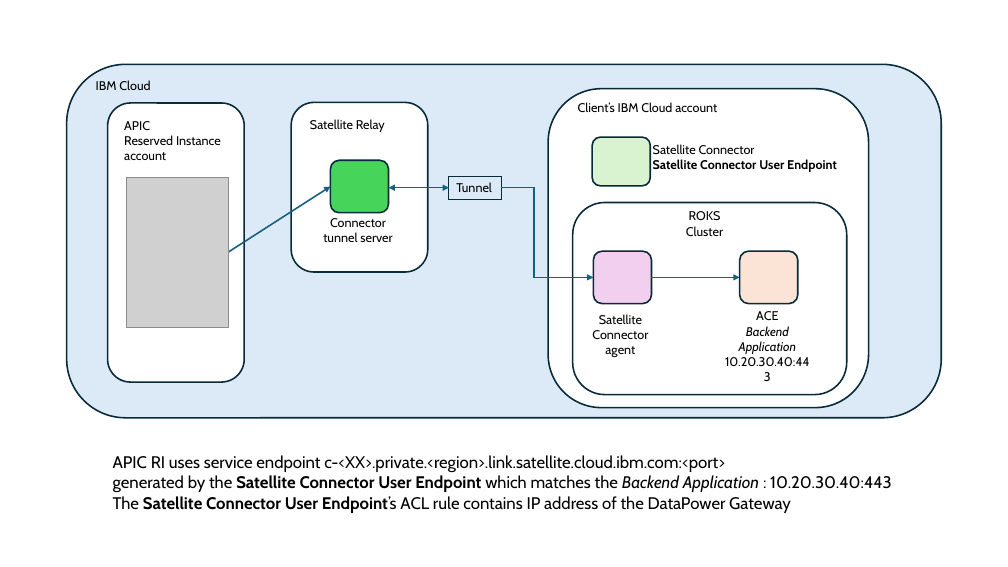
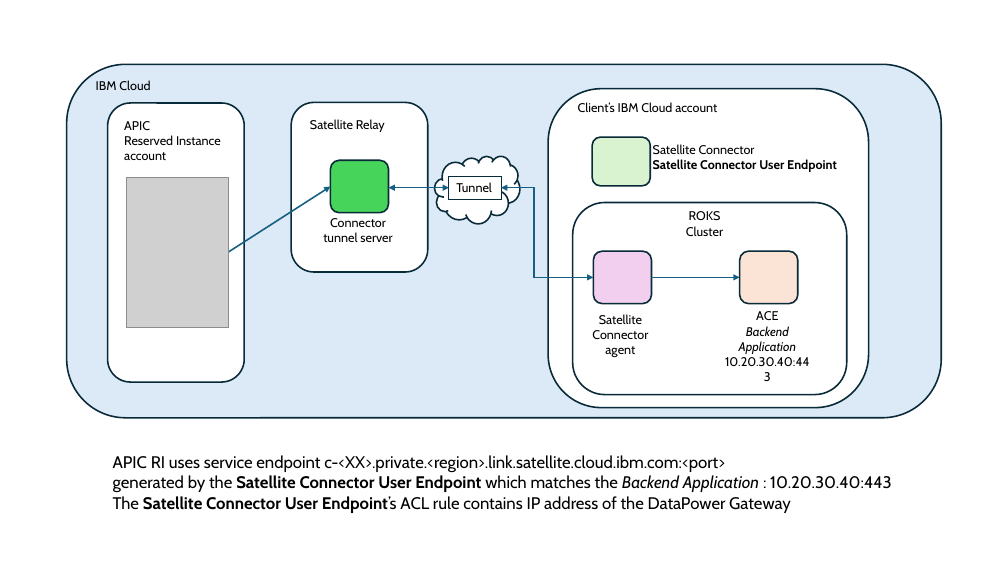
Before and after one commit to vannlam/ibmcloud, a slide deck: slide 14 of satellite/connector/src/slides.pptx. Drawn at 1008x567 pixels with LibreOffice and Linux fonts; fonts in the diff are those of the drawing; grey boxes stand for pictures. Boxes give left, top, right and bottom in pixels: in the first picture for what was removed or moved away, otherwise in the second. Text is boxed around its words. In the diff, an @@ line names an element or a change of style, - is before the commit and + after.

```diff
--- a/satellite/connector/src/slides.pptx
+++ b/satellite/connector/src/slides.pptx
@@ cloud added at bbox=[435, 157, 520, 224], fill #FFFFFF, outline #092A39 1.5 pt @@
@@ elbow arrow (501, 188) - (594, 278): elbow arrow to elbow double arrow @@
```
Also in this commit, not shown: 1 other slide changed, 1 other file.
